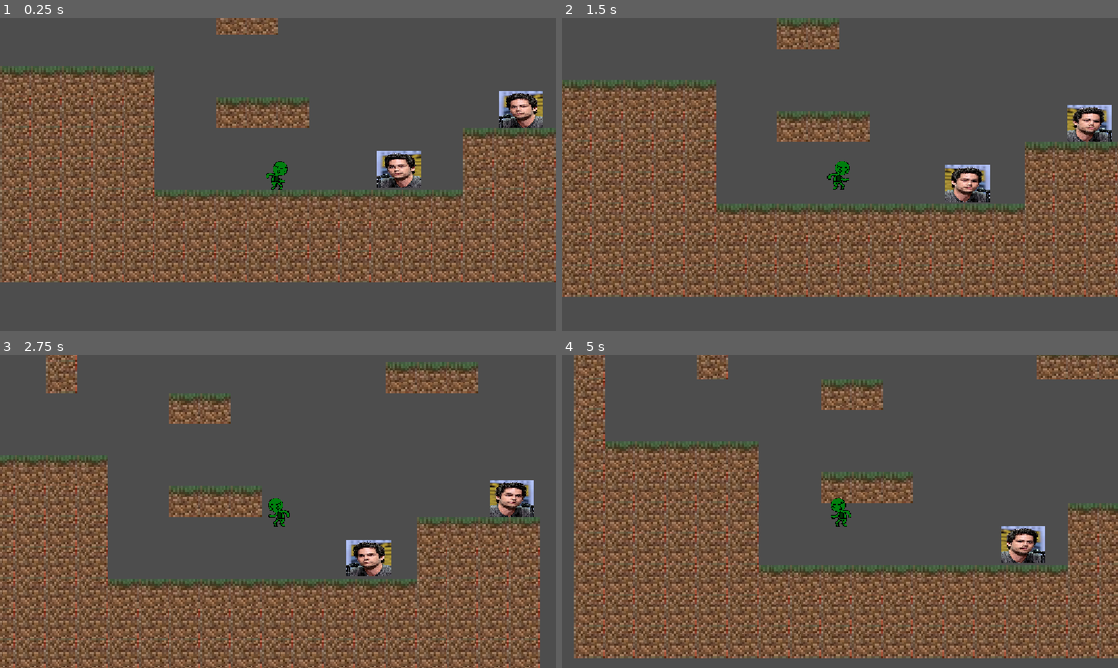
Above: before the commit, frames 1-4 (two rows, left to right).
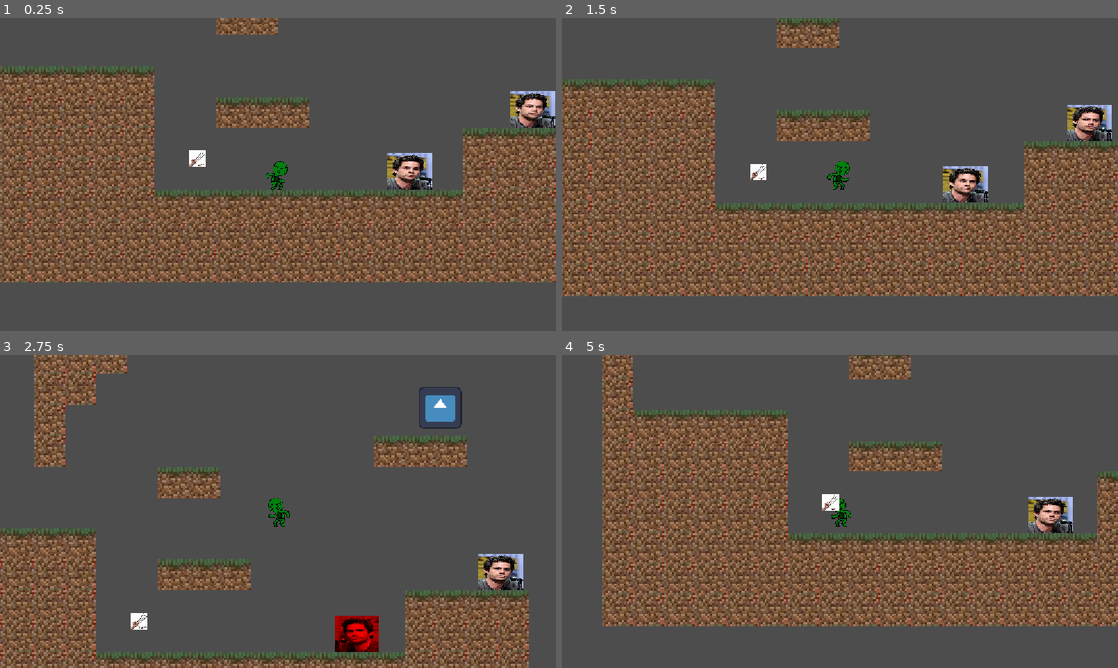
Above: after the commit, the same moments.

Repository: PeterCastell/monster-masher
Game: Godot game, scene res://game.tscn
The game is run twice, just before and just after one commit, with the same random seed, the same clock (stepped at 60 frames per second) and the same inputs. The engine's default icon, where the game draws it, is replaced by a stand-in: a white triangle on a blue panel in a dark square.
Inputs:
- Up to frame 1 (0.25 s): no input
- Up to frame 2 (1.5 s): hold W (up) 0.53-1.28 s; hold D (right) from 0.53 s (still down); tap R at 1.35 s
- Up to frame 3 (2.75 s): tap W (up) at 1.52, 1.55, 1.82 s; release D (right) at 2.03 s; hold A (left) from 2.03 s (still down); hold W (up) from 2.03 s (still down)
- Up to frame 4 (5 s): release A (left) at 2.78 s; release W (up) at 2.78 s; hold D (right) 2.78-4.28 s; tap R at 2.85, 4.35 s; tap W (up) at 3.02, 3.05, 3.32, 4.52, 4.55, 4.82 s; hold W (up) 3.53-4.28 s; hold A (left) from 4.28 s (still down)

The runs differ from the first frame. In frame 1, 2.2% of the frame differs, in the area x 34-100%, y 23-55%; in frame 2, 19%; in frame 3, 45%; in frame 4, 52%, in the area x 2-100%, y 0-97%.

Commit message:
godot is hard

Diff:
--- a/Enemy/enemy.tscn
+++ b/Enemy/enemy.tscn
@@ -1,6 +1,7 @@
 [gd_scene format=3 uid="uid://cd40bjdoh8ax"]
 
 [ext_resource type="Script" uid="uid://melxtf3atohx" path="res://werewolfEnemy.gd" id="1_am0pq"]
+[ext_resource type="Script" uid="uid://bt8b3uxydqhv" path="res://Enemy/enemy.gd" id="1_eqilm"]
 [ext_resource type="Texture2D" uid="uid://c6tn0vqhencqk" path="res://Enemy/Dylan_O'Brien_in_2017_by_Gage_Skidmore.jpg" id="2_eqilm"]
 [ext_resource type="Script" uid="uid://b8yx0au3hg873" path="res://area_2d.gd" id="3_ncf7h"]
 
@@ -8,9 +9,10 @@
 size = Vector2(92, 75)
 
 [sub_resource type="RectangleShape2D" id="RectangleShape2D_flmph"]
-size = Vector2(218, 184)
+size = Vector2(470, 129)
 
 [node name="Enemy" type="Node2D" unique_id=2138027809]
+script = ExtResource("1_eqilm")
 
 [node name="CharacterBody2D" type="CharacterBody2D" parent="." unique_id=1636331559]
 script = ExtResource("1_am0pq")
@@ -32,10 +34,16 @@
 script = ExtResource("3_ncf7h")
 
 [node name="CollisionShape2D" type="CollisionShape2D" parent="CharacterBody2D/Area2D" unique_id=1273833367]
+position = Vector2(63, -27.5)
 shape = SubResource("RectangleShape2D_flmph")
+
+[node name="RewindTimer" type="Timer" parent="CharacterBody2D" unique_id=385163074]
+one_shot = true
 
 [node name="ChargeTimer" type="Timer" parent="CharacterBody2D" unique_id=2142249678]
 one_shot = true
 
+[node name="Die" type="Node" parent="." unique_id=767686788]
+
 [connection signal="body_entered" from="CharacterBody2D/Area2D" to="CharacterBody2D/Area2D" method="_on_body_entered"]
 [connection signal="body_exited" from="CharacterBody2D/Area2D" to="CharacterBody2D/Area2D" method="_on_body_exited"]
--- /dev/null
+++ b/Organ/organ.gd
@@ -0,0 +1 @@
+extends Node2D
--- /dev/null
+++ b/Organ/organ.tscn
@@ -0,0 +1,11 @@
+[gd_scene format=3 uid="uid://bm5vvxaeo3lq5"]
+
+[ext_resource type="Texture2D" uid="uid://dlvsnwq5aqlqf" path="res://Organ/black-wolverine-claw-stainless-steel-tpu-handle-handheld.png" id="1_554ro"]
+[ext_resource type="Script" uid="uid://ds7amros3gu7b" path="res://Organ/organ.gd" id="1_nw5yp"]
+
+[node name="Organ" type="Node2D" unique_id=290290771]
+script = ExtResource("1_nw5yp")
+
+[node name="Sprite2D" type="Sprite2D" parent="." unique_id=638148352]
+scale = Vector2(0.035, 0.035)
+texture = ExtResource("1_554ro")
--- a/area_2d.gd
+++ b/area_2d.gd
@@ -5,9 +5,9 @@
 func _on_body_entered(body: Node2D) -> void:
 	if body.is_in_group("Player"):
 		chase = true
-		print("Hi")
+		#print("Hi")
 
 func _on_body_exited(body: Node2D) -> void:
 	if body.is_in_group("Player"):
 		chase = false
-		print("Bye")
+		#print("Bye")
--- a/game.gd
+++ b/game.gd
@@ -1,4 +1,9 @@
 extends Node
+class_name Game
+
+enum Organs {
+	WEREWOLF_CLAWS
+}
 
 func _process(delta):
 	if Input.is_key_pressed(KEY_R):
--- a/game.tscn
+++ b/game.tscn
@@ -4,6 +4,7 @@
 [ext_resource type="Script" uid="uid://0u6ag8c8c1ad" path="res://game.gd" id="1_ryrav"]
 [ext_resource type="PackedScene" uid="uid://c3fdyjmrxnd8y" path="res://level/level.tscn" id="3_feb5d"]
 [ext_resource type="PackedScene" uid="uid://cd40bjdoh8ax" path="res://Enemy/enemy.tscn" id="4_fc0e3"]
+[ext_resource type="PackedScene" uid="uid://bm5vvxaeo3lq5" path="res://Organ/organ.tscn" id="5_7jktm"]
 
 [node name="Game" type="Node" unique_id=1154497424]
 script = ExtResource("1_ryrav")
@@ -17,14 +18,53 @@
 
 [node name="Player" parent="World" unique_id=278440191 groups=["Player"] instance=ExtResource("1_e2o6t")]
 
-[node name="Enemy" parent="World" unique_id=2138027809 instance=ExtResource("4_fc0e3")]
+[node name="Enemy" parent="World" unique_id=2138027809 groups=["Enemy"] instance=ExtResource("4_fc0e3")]
 position = Vector2(515.62, -102)
 
-[node name="Enemy2" parent="World" unique_id=1735630568 instance=ExtResource("4_fc0e3")]
+[node name="CharacterBody2D" parent="World/Enemy" index="0" unique_id=1636331559 groups=["Enemy"]]
+
+[node name="Appearance" parent="World/Enemy/CharacterBody2D" index="0" unique_id=2056693875 groups=["Enemy"]]
+
+[node name="EnemySprite" parent="World/Enemy/CharacterBody2D/Appearance" index="0" unique_id=1510869021 groups=["Enemy"]]
+
+[node name="CollisionShape2D" parent="World/Enemy/CharacterBody2D" index="1" unique_id=663674281 groups=["Enemy"]]
+
+[node name="Area2D" parent="World/Enemy/CharacterBody2D" index="2" unique_id=1203006564 groups=["Enemy"]]
+
+[node name="CollisionShape2D" parent="World/Enemy/CharacterBody2D/Area2D" index="0" unique_id=1273833367 groups=["Enemy"]]
+
+[node name="RewindTimer" parent="World/Enemy/CharacterBody2D" index="3" unique_id=385163074 groups=["Enemy"]]
+
+[node name="ChargeTimer" parent="World/Enemy/CharacterBody2D" index="4" unique_id=2142249678 groups=["Enemy"]]
+
+[node name="Enemy2" parent="World" unique_id=1735630568 groups=["Enemy"] instance=ExtResource("4_fc0e3")]
 position = Vector2(263, 22)
+
+[node name="CharacterBody2D" parent="World/Enemy2" index="0" unique_id=1636331559 groups=["Enemy"]]
+
+[node name="Appearance" parent="World/Enemy2/CharacterBody2D" index="0" unique_id=2056693875 groups=["Enemy"]]
+
+[node name="EnemySprite" parent="World/Enemy2/CharacterBody2D/Appearance" index="0" unique_id=1510869021 groups=["Enemy"]]
+
+[node name="CollisionShape2D" parent="World/Enemy2/CharacterBody2D" index="1" unique_id=663674281 groups=["Enemy"]]
+
+[node name="Area2D" parent="World/Enemy2/CharacterBody2D" index="2" unique_id=1203006564 groups=["Enemy"]]
+
+[node name="CollisionShape2D" parent="World/Enemy2/CharacterBody2D/Area2D" index="0" unique_id=1273833367 groups=["Enemy"]]
+
+[node name="RewindTimer" parent="World/Enemy2/CharacterBody2D" index="3" unique_id=385163074 groups=["Enemy"]]
+
+[node name="ChargeTimer" parent="World/Enemy2/CharacterBody2D" index="4" unique_id=2142249678 groups=["Enemy"]]
+
+[node name="Die" parent="World/Enemy2" index="1" unique_id=767686788 groups=["Enemy"]]
 
 [node name="AmandasMarker2" type="Marker2D" parent="World" unique_id=1652021365]
 position = Vector2(-12, 72.795)
+
+[node name="Organ" parent="World" unique_id=290290771 instance=ExtResource("5_7jktm")]
+position = Vector2(-167.155, 0)
+
+[node name="OrgansFolder" type="Node" parent="World" unique_id=468090987]
 
 [node name="UI" type="Control" parent="." unique_id=493688815]
 layout_mode = 3
@@ -36,3 +76,6 @@
 metadata/_edit_lock_ = true
 
 [node name="AmandasMarker" type="Marker2D" parent="." unique_id=347590872]
+
+[editable path="World/Enemy"]
+[editable path="World/Enemy2"]
--- a/player/player.gd
+++ b/player/player.gd
@@ -23,8 +23,24 @@
 const jump_buffer_duration = 0.15
 var jump_buffer_time: float = 0
 
+
 func _physics_process(delta: float) -> void:
+	var space_state = get_world_2d().direct_space_state
+	var enemyBelow = PhysicsRayQueryParameters2D.create(
+		Vector2(global_position.x, global_position.y),
+		Vector2(global_position.x, global_position.y + 100)
+	)
 
+	var result = space_state.intersect_ray(enemyBelow)
+	if not result.is_empty():
+		var collider = result["collider"]
+
+		if collider.is_in_group("Enemy"):
+			if result.normal.y < -0.7 and velocity.y > 0:
+				collider.die()
+				velocity.y = -300
+
+	move_and_slide()
 	if not is_on_floor():
 		velocity += Vector2.DOWN * gravity * delta
 
--- a/werewolfEnemy.gd
+++ b/werewolfEnemy.gd
@@ -1,6 +1,10 @@
 extends CharacterBody2D
 
-const wind_up_time: float = 0.5
+const gravity = 1200
+
+const wind_up_time: float = 1
+const rewind_time: float = 1.5
+
 const max_speed = 450
 const walk_speed = 50
 
@@ -17,54 +21,79 @@
 
 var state: States = States.IDLE: set = set_state
 
-# We have two different gravity values, one for the character on the ground and one for when gliding.
-var base_gravity := 4000.0
-var glide_gravity := 400.0
-# This is the current gravity, which is applied to the character every frame.
-var current_gravity := base_gravity
+
 
 var dir: float = 1
 
+const ORGAN = preload("uid://bm5vvxaeo3lq5")
+@onready var organs_folder: Node = $"../../OrgansFolder"
+
+func die():
+	print("die")
+	var organ = ORGAN.instantiate()
+	organs_folder.add_child(organ)
+	organ.global_position = global_position
+
+	queue_free()
+
 func _physics_process(delta: float) -> void:
+	if not is_on_floor():
+		velocity += Vector2.DOWN * gravity * delta
+		move_and_slide()
 	$Appearance/EnemySprite.modulate = Color.WHITE
 
 	if state == States.CHASING:
 		# walk
-		velocity.x = util.hllerp(velocity.x, dir * max_speed, ground_accel_hl, delta)
-		move_and_slide()
+		#velocity.x = util.hllerp(velocity.x, dir * max_speed, ground_accel_hl, delta)
+		# https://forum.godotengine.org/t/how-to-make-a-character2d-bounce-reflect-off-of-stuff/70523/6
+		var collision = move_and_collide(Vector2(util.hllerp(velocity.x, dir * max_speed, ground_accel_hl, delta), velocity.y))
+		if collision:
+			velocity = velocity.bounce(collision.get_normal())
+			set_state(States.REWINDING)
+	elif state == States.IDLE:
+		if is_on_floor():
+			var space_state = get_world_2d().direct_space_state
+			# https://docs.godotengine.org/en/stable/tutorials/physics/ray-casting.html
+			# my first time doing this in Godot
+			var wallAhead = PhysicsRayQueryParameters2D.create(
+				Vector2(global_position.x, global_position.y),
+				Vector2(global_position.x + (((collision_shape.shape.size.x/2) + wall_detect_offset)*dir), global_position.y)
+			)
 
-	elif state == States.IDLE:
-		var space_state = get_world_2d().direct_space_state
-		# https://docs.godotengine.org/en/stable/tutorials/physics/ray-casting.html
-		# my first time doing this in Godot
-		var wallAhead = PhysicsRayQueryParameters2D.create(
-			Vector2(global_position.x, global_position.y),
-			Vector2(global_position.x + (((collision_shape.shape.size.x/2) + wall_detect_offset)*dir), global_position.y)
-		)
+			var wallBelow = PhysicsRayQueryParameters2D.create(
+				Vector2(global_position.x, global_position.y),
+				Vector2(global_position.x + (collision_shape.shape.size.x)*dir, global_position.y + (collision_shape.shape.size.y))
+			)
 
-		var wallBelow = PhysicsRayQueryParameters2D.create(
-			Vector2(global_position.x, global_position.y),
-			Vector2(global_position.x + (collision_shape.shape.size.x)*dir, global_position.y + (collision_shape.shape.size.y))
-		)
+			var result = space_state.intersect_ray(wallAhead) or not space_state.intersect_ray(wallBelow)
 
-		var result = space_state.intersect_ray(wallAhead) or not space_state.intersect_ray(wallBelow)
+			if (result):
+				dir *= -1
+			# walk
+			velocity.x = dir * walk_speed
 
-		if (result):
-			dir *= -1
-		# walk
-		velocity.x = dir * walk_speed
+			move_and_slide()
 
-		move_and_slide()
-
-		if $Area2D.chase:
-			set_state(States.CHARGING)
+			if $Area2D.chase:
+				set_state(States.CHARGING)
 
 	elif state == States.CHARGING:
 		dir = sign(player.global_position.x - global_position.x)
+		if dir == 0:
+			dir = 1
 		# temp
 		$Appearance/EnemySprite.modulate = Color.RED
 		if ($ChargeTimer.is_stopped()):
 			set_state(States.CHASING)
+
+	elif state == States.REWINDING:
+		$Appearance/EnemySprite.modulate = Color.BLUE
+		velocity.x = util.hllerp(velocity.x, -dir * max_speed, -ground_accel_hl, delta)
+		move_and_slide()
+		if ($RewindTimer.is_stopped()):
+			set_state(States.IDLE)
+
+
 
 	$Appearance.scale.x = dir
 
@@ -73,5 +102,8 @@
 	var previous_state := state
 	state = new_state
 
-	if previous_state == States.IDLE:
+	if new_state == States.CHARGING:
 		$ChargeTimer.start(wind_up_time)
+
+	if new_state == States.REWINDING:
+		$RewindTimer.start(rewind_time)
Binary file added: Organ/black-wolverine-claw-stainless-steel-tpu-handle-handheld.png
Not shown, added: Organ/black-wolverine-claw-stainless-steel-tpu-handle-handheld.png.import
Not shown, added: Organ/organ.gd.uid
